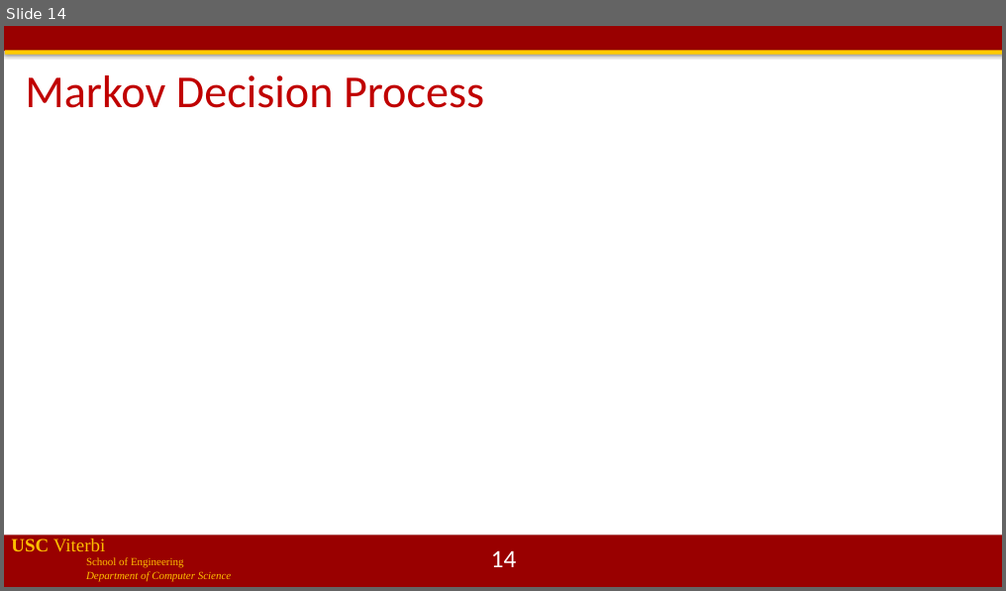
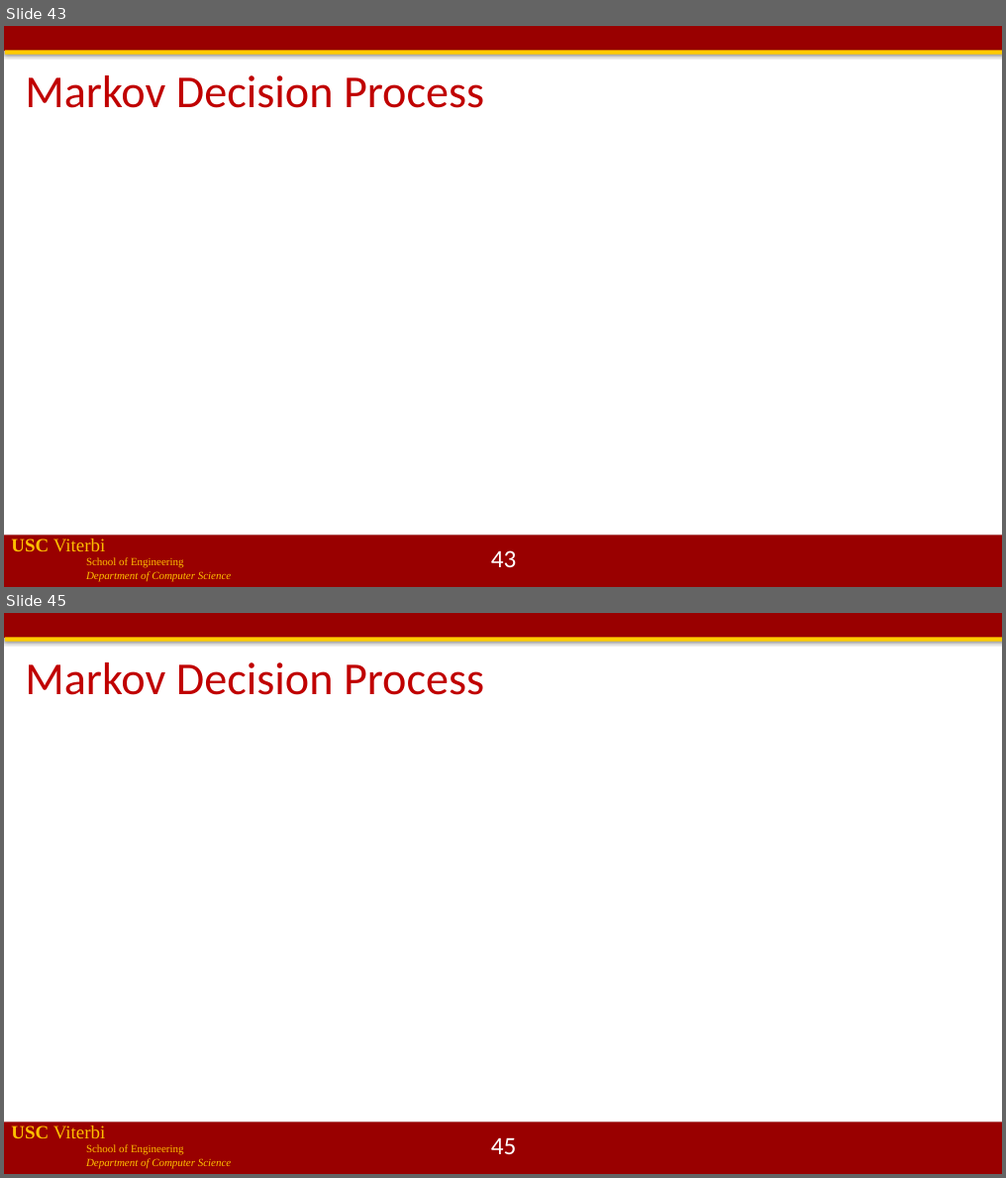
Before and after one commit to jdeshmukh/jdeshmukh.github.io, a slide deck: teaching/cs513-autocps-fall-2020/lecture8-Probabilistic-Models.pptx. Shown one above the other, each under a label of ours: slide 14 before the commit, slides 43 and 45 after it; the slides between them are not shown. The pictures are 1006x591 and 1006x1178 pixels, drawn with LibreOffice and Linux fonts; fonts in the diff are those of the drawing; grey boxes stand for pictures; background and template pictures are left out. Boxes give left, top, right and bottom in pixels: in the first picture for what was removed or moved away, otherwise in the second. Text is boxed around its words. In the diff, an @@ line names an element or a change of style, - is before the commit and + after.

```diff
--- a/teaching/cs513-autocps-fall-2020/lecture8-Probabilistic-Models.pptx
+++ b/teaching/cs513-autocps-fall-2020/lecture8-Probabilistic-Models.pptx
@@ slide 45 added at (x1=4, y1=613, x2=1002, y2=1174), background #FFFFFF; not listed: 4 template elements that a slide beside it also shows @@
@@ title added at (x1=25, y1=663, x2=484, y2=695), 44 pt, text #C00000 @@
+Markov Decision Process
@@ page number added at (x1=491, y1=1138, x2=517, y2=1155), 24 pt, text #FFFFFF @@
+45
@@ what was slide 14 is now slide 43 @@
@@ page number at (x1=491, y1=551, x2=517, y2=568): text changed @@
-14
+43
```
Also in this commit, not shown: 6 slides changed, 32 other slides added, 2 slides removed, 1 other file.
